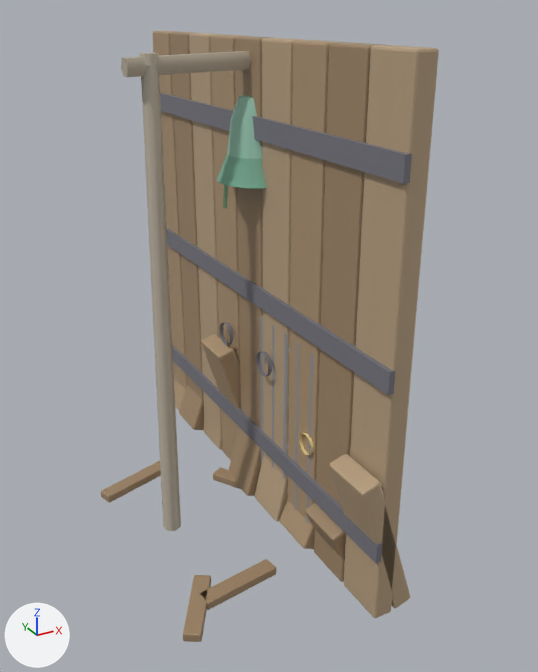
Renders of the glTF model art/models/fort_parts.glb from each side of a commit.
The view is the same before and after, from a 50 mm camera at (-3.12, -5.89, 4.62) aimed at (-0.02, -0.25, 1.8). The lights are fixed; the arrows at lower left show +X, +Y and +Z. The picture after the commit comes second.

Names of what the first picture shows: 'bell_gallows', 'cell_door', 'gate', 'gate_broken' and 1 more.
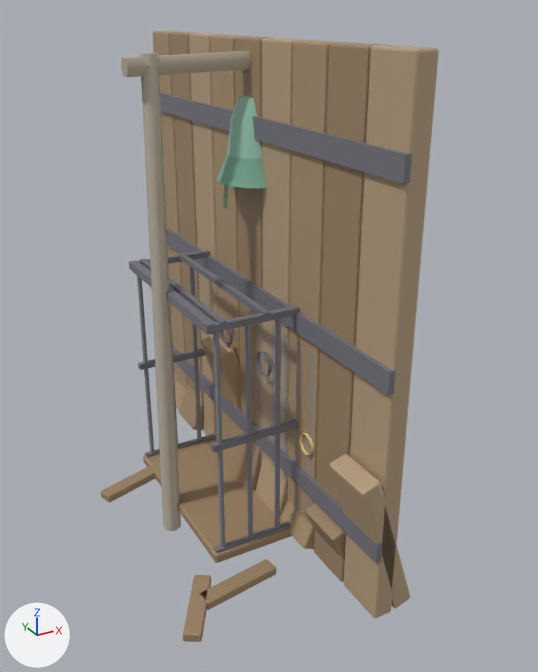
What differs and where, as boxes (x1, y1, x2, y2) in the pictures (538 x 672 px):
'cage', added: after (129, 250, 300, 563)

The change in detail:
Mesh me_cage is new.
It has 386 vertices, 624 faces and spans x -0.95..0.95, y -0.95..0.95, z 0.0..2.35.
It uses material mat_defaultmaterial_002.
Object 'cage' (ob_cage) is new; it shows me_cage.
Its location is (0.0, 0.0, 0.0).
